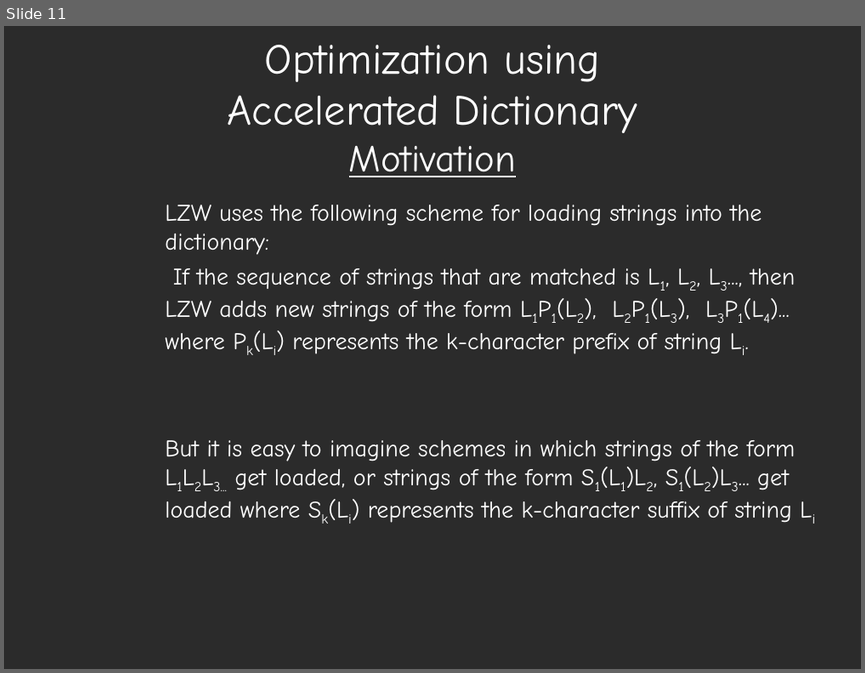
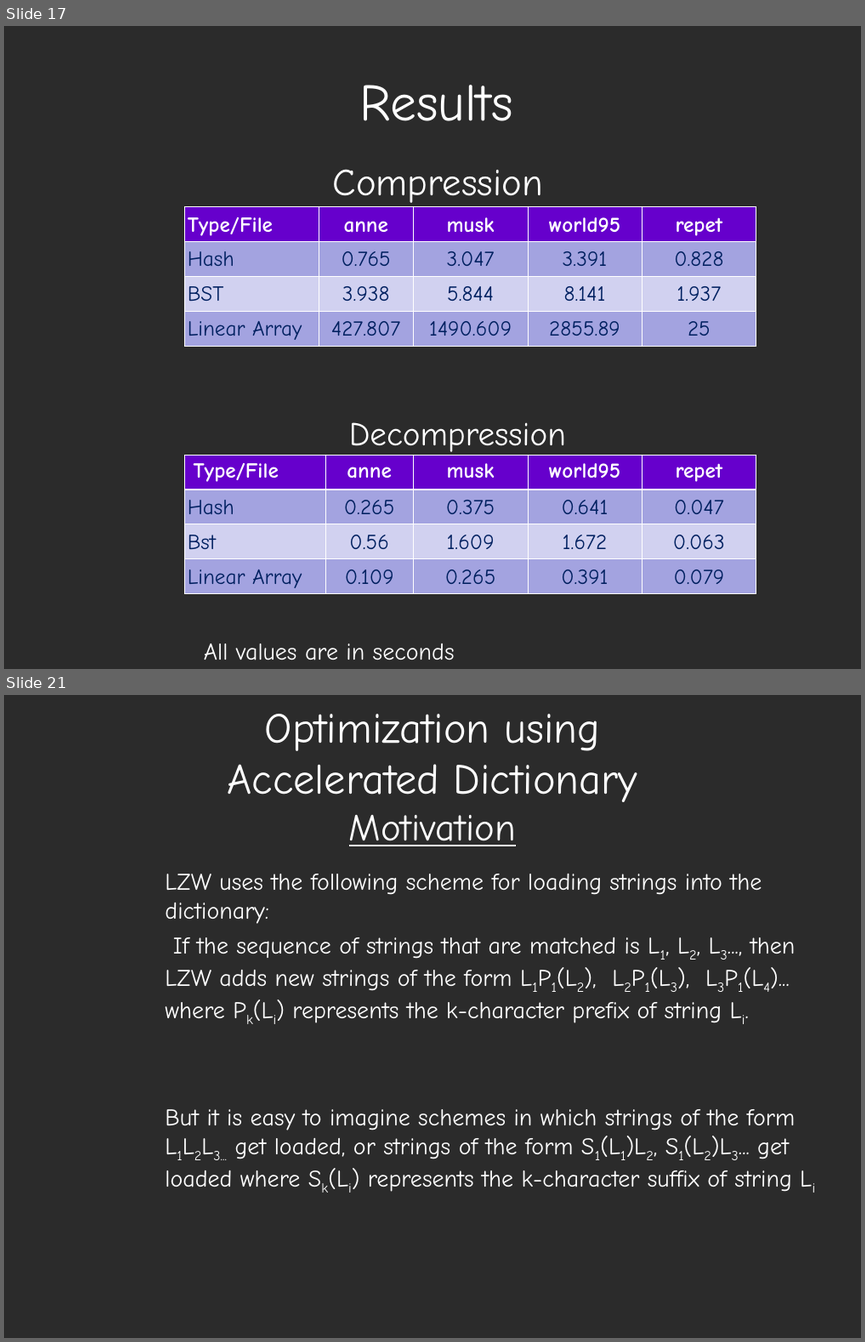
Before and after one commit to arushi-jain-27/LZW_Compression, a slide deck: LZW Presentation.ppt. Shown one above the other, each under a label of ours: slide 11 before the commit, slides 17 and 21 after it; the slides between them are not shown. The pictures are 865x673 and 865x1342 pixels, drawn with LibreOffice and Linux fonts; fonts in the diff are those of the drawing; background and template pictures are left out; a plain dark background stands for a picture behind light text. Boxes give left, top, right and bottom in pixels: in the first picture for what was removed or moved away, otherwise in the second. Text is boxed around its words. In the diff, an @@ line names an element or a change of style, - is before the commit and + after.

```diff
--- a/LZW Presentation.ppt
+++ b/LZW Presentation.ppt
@@ slide 17 added at [4,26,861,669], background picture (left out) @@
@@ title added at [359,85,513,121], 44 pt, text #FFFFFF @@
+Results
@@ text added at [333,169,543,207], 32 pt, text #FFFFFF @@
+Compression
@@ table added at [185,207,755,346], 4 rows, 5 columns @@
+Type/File | anne | musk | world95 | repet
+Hash | 0.765 | 3.047 | 3.391 | 0.828
+BST | 3.938 | 5.844 | 8.141 | 1.937
+Linear Array | 427.807 | 1490.609 | 2855.89 | 25
@@ text added at [349,422,566,456], 28 pt, text #FFFFFF @@
+Decompression
@@ table added at [185,454,755,593], 4 rows, 5 columns @@
+Type/File | anne | musk | world95 | repet
+Hash | 0.265 | 0.375 | 0.641 | 0.047
+Bst | 0.56 | 1.609 | 1.672 | 0.063
+Linear Array | 0.109 | 0.265 | 0.391 | 0.079
@@ text added at [204,643,454,660], 20 pt, text #FFFFFF @@
+All values are in seconds
@@ what was slide 11 is now slide 21 @@
```
Also in this commit, not shown: 5 slides changed, 10 other slides added.
